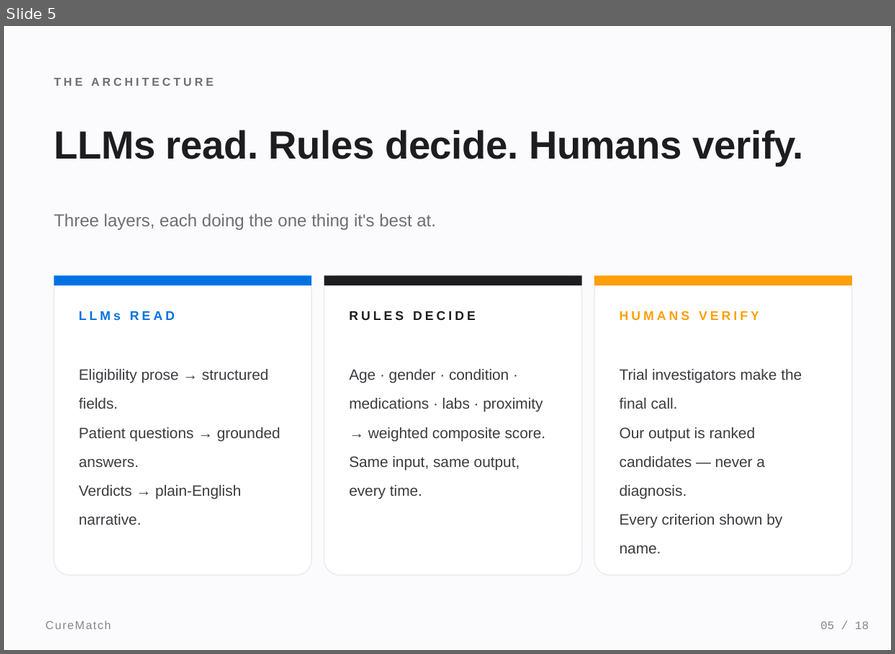
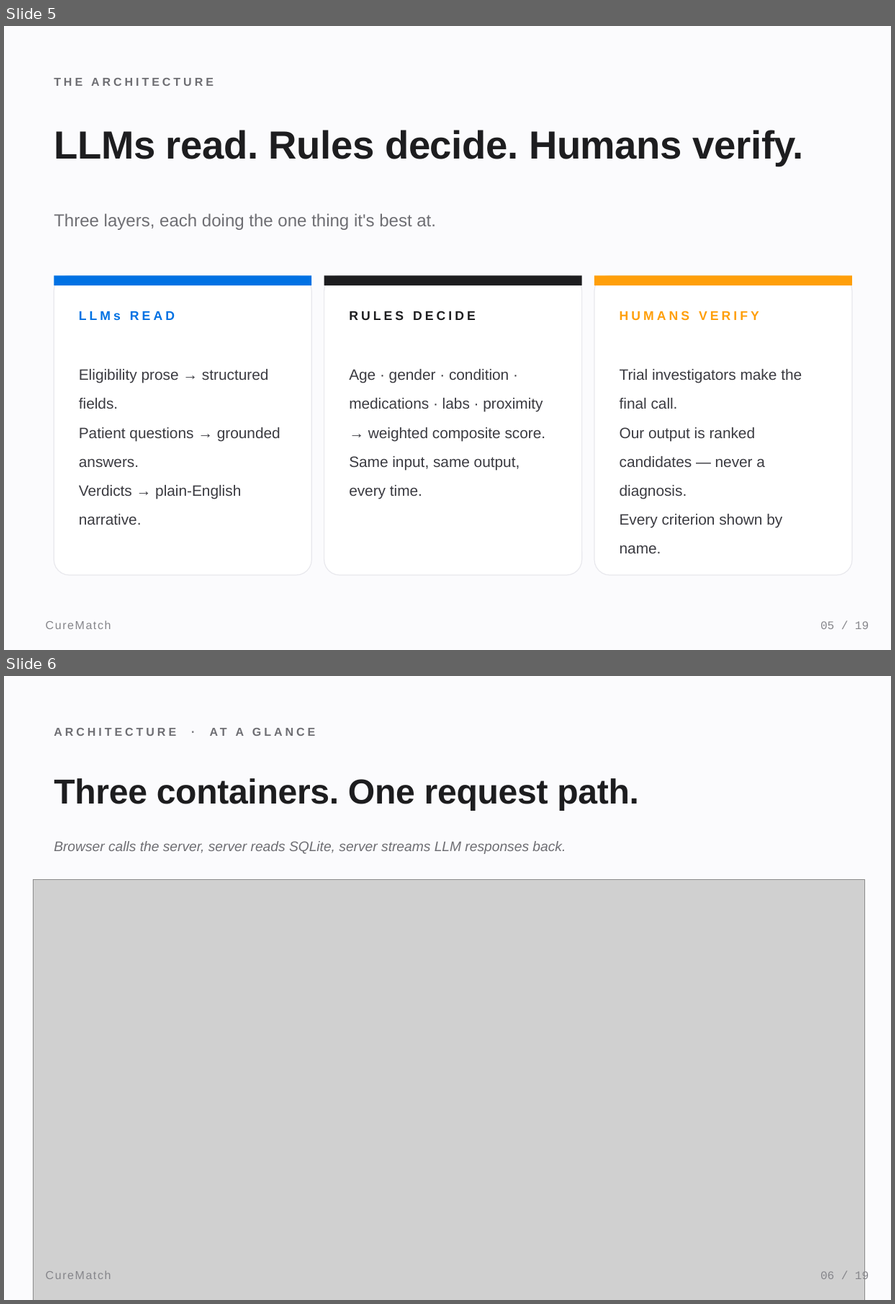
Before and after one commit to meetgajjarx07/curematch, a slide deck: CureMatch_Presentation.pptx. Shown one above the other, each under a label of ours: slide 5 before the commit, slides 5 and 6 after it. The pictures are 895x654 and 895x1304 pixels, drawn with LibreOffice and Linux fonts; fonts in the diff are those of the drawing; grey boxes stand for pictures. Boxes give left, top, right and bottom in pixels: in the first picture for what was removed or moved away, otherwise in the second. Text is boxed around its words. In the diff, an @@ line names an element or a change of style, - is before the commit and + after.

```diff
--- a/CureMatch_Presentation.pptx
+++ b/CureMatch_Presentation.pptx
@@ slide 6 added at box(4, 676, 891, 1300), background #FBFBFD @@
@@ text added at box(54, 728, 244, 736), 10 pt, text #6E6E73, bold @@
+ARCHITECTURE · AT A GLANCE
@@ text added at box(54, 778, 639, 811), 30 pt, text #1D1D1F, bold @@
+Three containers. One request path.
@@ text added at box(54, 841, 566, 854), 12 pt, text #6E6E73, italic @@
+Browser calls the server, server reads SQLite, server streams LLM responses back.
@@ picture added at box(33, 880, 864, 1300) @@
@@ text added at box(46, 1270, 111, 1279), 10 pt, text #86868B @@
+CureMatch
@@ text added at box(820, 1270, 869, 1282), 10 pt, text #86868B @@
+06 / 19
```
Also in this commit, not shown: 17 other slides changed, 1 other file.
